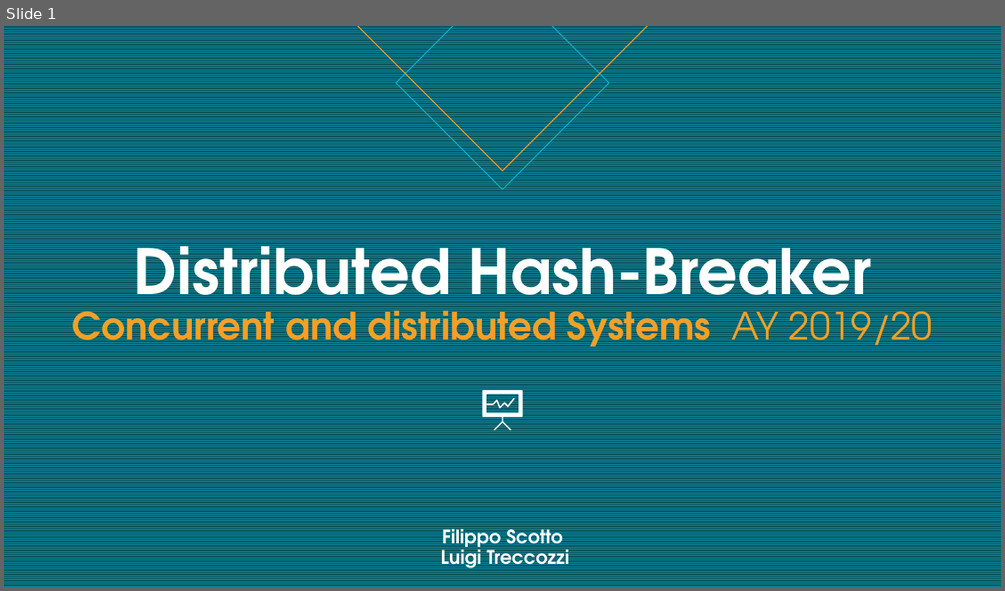
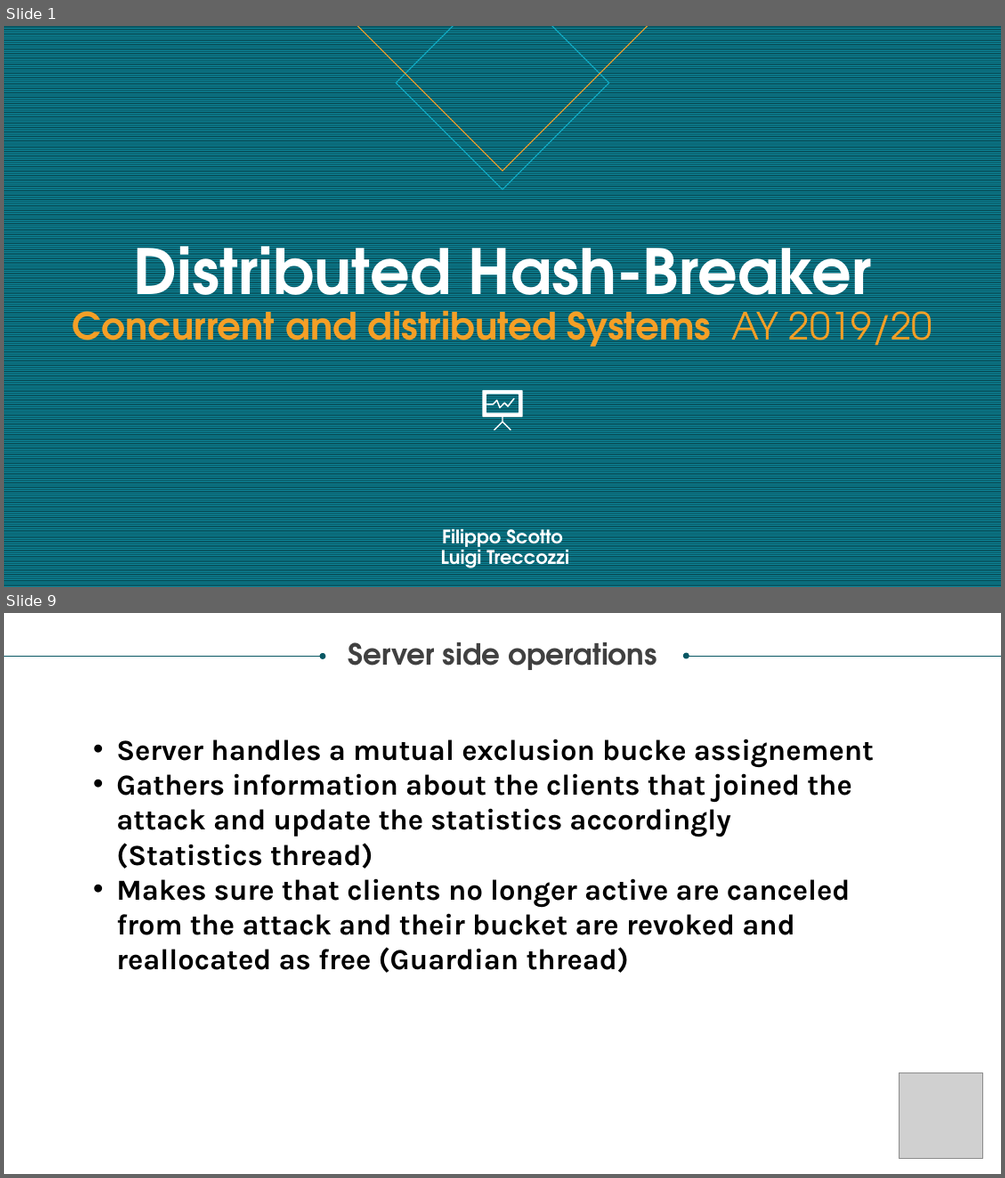
Before and after one commit to PippoGit/DistributedHashBreaker, a slide deck: Distributed Hash-breaker.pptx. Shown one above the other, each under a label of ours: slide 1 before the commit, slides 1 and 9 after it; the slides between them are not shown. The pictures are 1005x591 and 1005x1178 pixels, drawn with LibreOffice and Linux fonts; fonts in the diff are those of the drawing; grey boxes stand for pictures. Boxes give left, top, right and bottom in pixels: in the first picture for what was removed or moved away, otherwise in the second. Text is boxed around its words. In the diff, an @@ line names an element or a change of style, - is before the commit and + after.

```diff
--- a/Distributed Hash-breaker.pptx
+++ b/Distributed Hash-breaker.pptx
@@ slide 9 added at <box>4,613,1001,1174</box>, background #FFFFFF @@
@@ arrow added from (4, 657) to (323, 657), #085764 0.5 pt @@
@@ text added at <box>348,642,657,670</box>, 28 pt, text #404040, bold @@
+Server side operations
@@ arrow added from (1001, 656) to (686, 656), #085764 0.5 pt @@
@@ text added at <box>116,738,874,973</box>, 28 pt, text #000000, bold @@
+• Server handles a mutual exclusion bucke assignement
+• Gathers information about the clients that joined the attack and update the statistics accordingly (Statistics thread)
+• Makes sure that clients no longer active are canceled from the attack and their bucket are revoked and reallocated as free (Guardian thread)
@@ picture added at <box>898,1073,982,1159</box> @@
```
Also in this commit, not shown: 4 slides changed, 2 other slides added.
